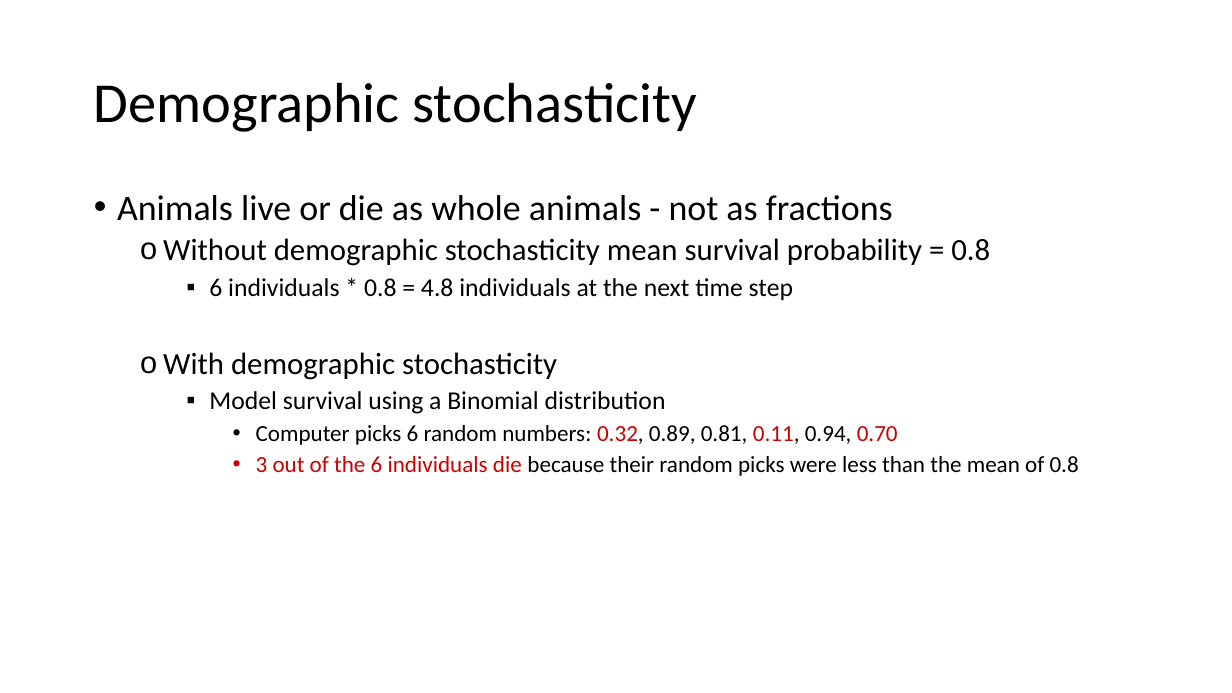
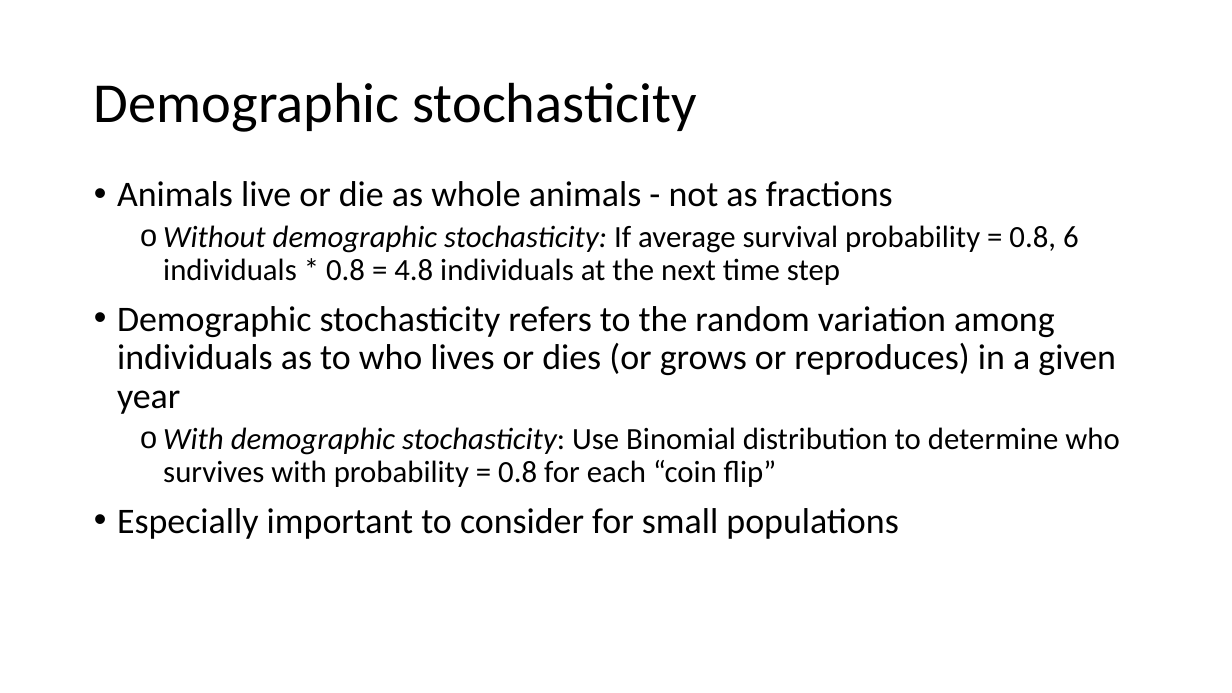
Before and after one commit to annamtucker/ssa-200, a slide deck: slide 31 of static/lectures/SSA_MatrixDemPVA.pptx (slide 24 before the commit). Drawn at 1232x693 pixels with LibreOffice and Linux fonts; fonts in the diff are those of the drawing; background and template pictures are left out. Boxes give left, top, right and bottom in pixels: in the first picture for what was removed or moved away, otherwise in the second. Text is boxed around its words. In the diff, an @@ line names an element or a change of style, - is before the commit and + after.

```diff
--- a/static/lectures/SSA_MatrixDemPVA.pptx
+++ b/static/lectures/SSA_MatrixDemPVA.pptx
@@ text "Animals live or die as ...": place and size @@
-text "Animals live or die as ..." at <box>117,195,1079,476</box>
+text "Animals live or die as ..." at <box>117,181,1119,539</box>
@@ text at <box>117,225,1119,539</box>: text changed; size 18 to 24 pt @@
-  o Without demographic stochasticity mean survival probability = 0.8
-    ▪ 6 individuals * 0.8 = 4.8 individuals at the next time step
-  o With demographic stochasticity
-    ▪ Model survival using a Binomial distribution
-      • Computer picks 6 random numbers: 0.32, 0.89, 0.81, 0.11, 0.94, 0.70
-      • 3 out of the 6 individuals die because their random picks were less than the mean of 0.8
+  o Without demographic stochasticity: If average survival probability = 0.8, 6 individuals * 0.8 = 4.8 individuals at the next time step
+• Demographic stochasticity refers to the random variation among individuals as to who lives or dies (or grows or reproduces) in a given year
+  o With demographic stochasticity: Use Binomial distribution to determine who survives with probability = 0.8 for each “coin flip”
+• Especially important to consider for small populations
```
Also in this commit, not shown: 16 other slides changed, 37 slides added, 22 slides removed, 15 other files.
